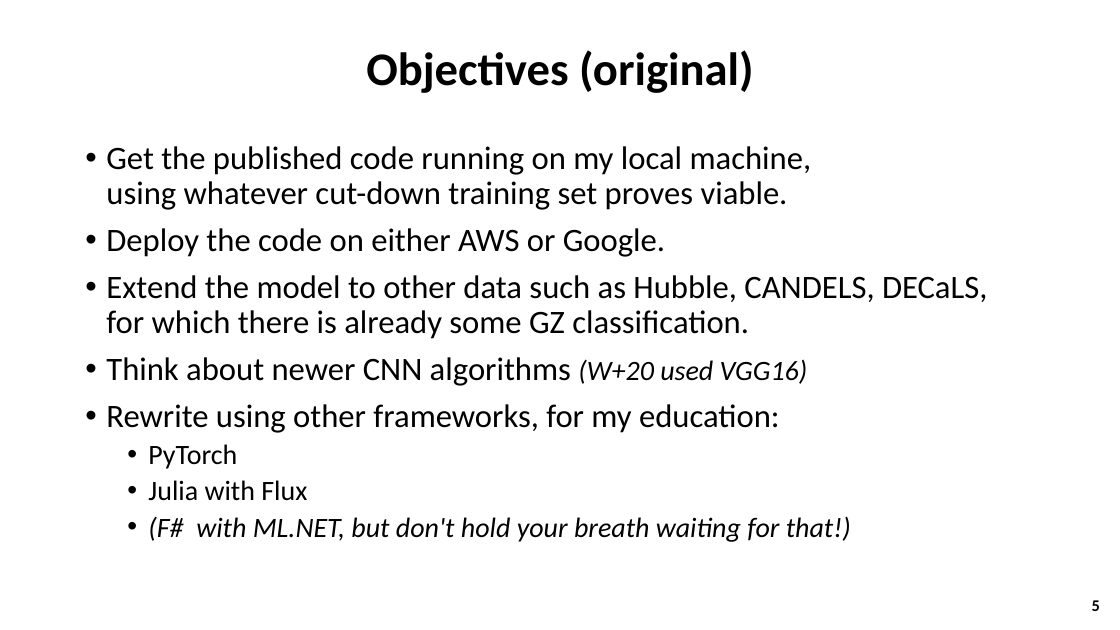
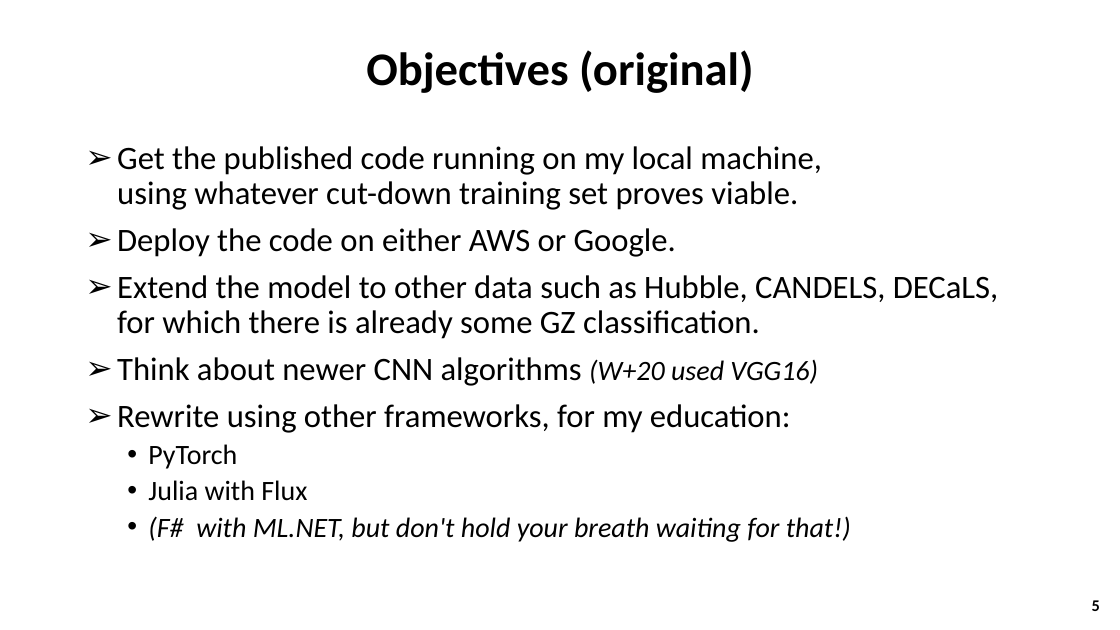
Before and after one commit to colinleach/proj502, a slide deck: slide 5 of project_report/Colin Leach project for ASTR 502.pptx. Drawn at 1120x630 pixels with LibreOffice and Linux fonts; fonts in the diff are those of the drawing. Boxes give left, top, right and bottom in pixels: in the first picture for what was removed or moved away, otherwise in the second. Text is boxed around its words. In the diff, an @@ line names an element or a change of style, - is before the commit and + after.

```diff
--- a/project_report/Colin Leach project for ASTR 502.pptx
+++ b/project_report/Colin Leach project for ASTR 502.pptx
@@ text at [117, 146, 998, 433]: bullet • to ➢ @@
```
Also in this commit, not shown: 2 other slides changed, 4 slides added, 3 other files.
